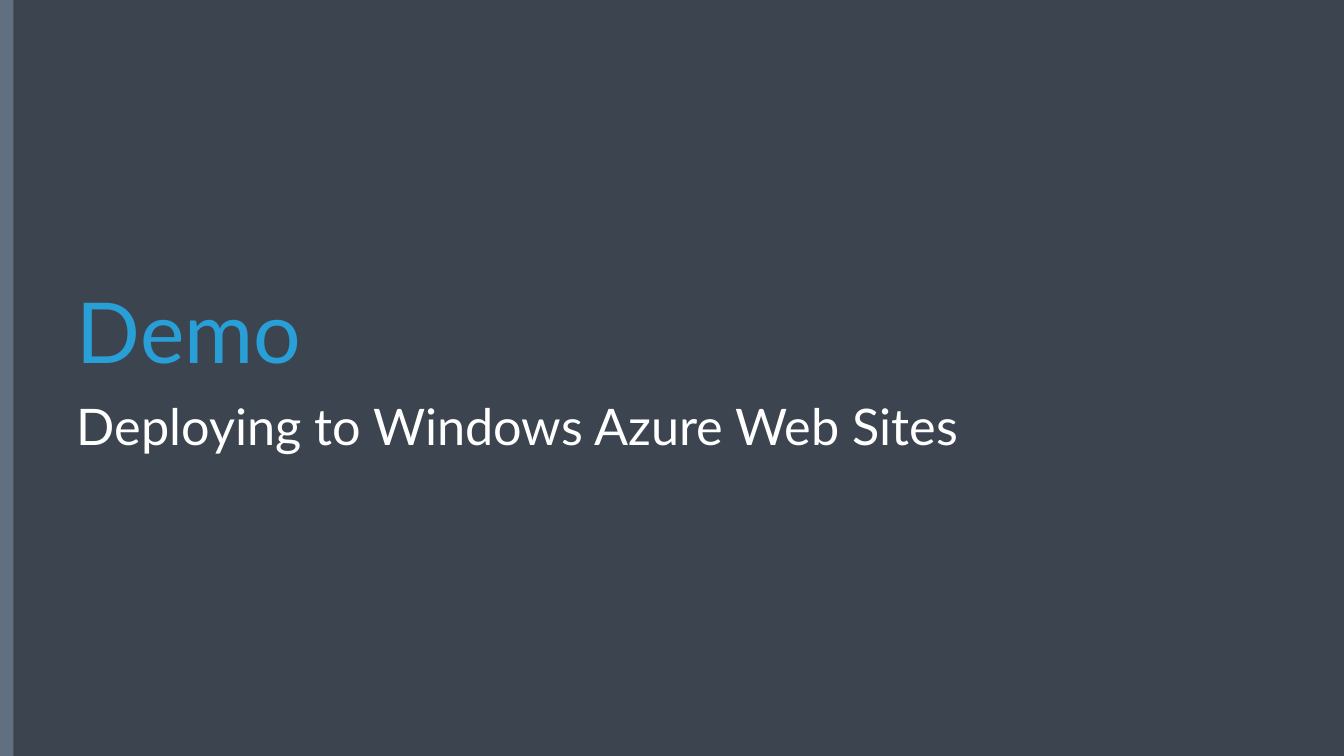
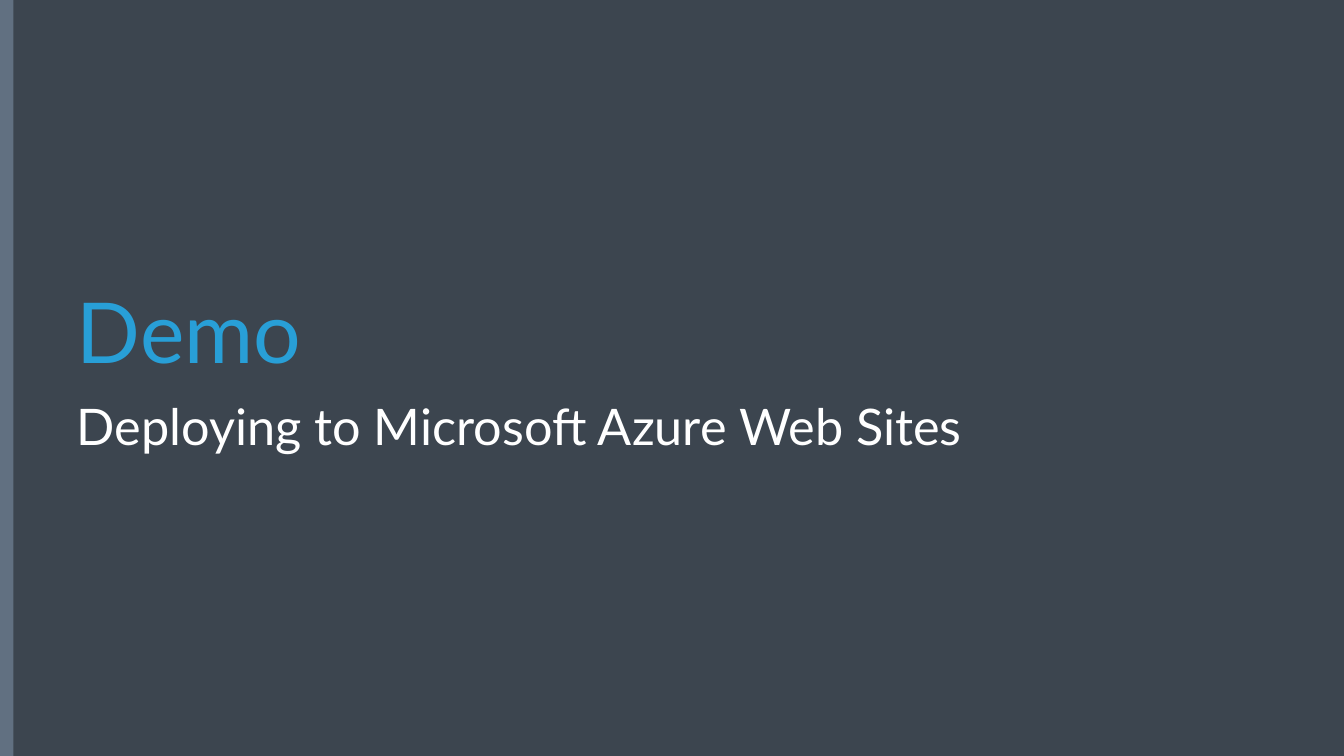
Before and after one commit to Microsoft-Web/DECK-Build-and-deploy-ASPNET, a slide deck: slide 10 of 3-Build-and-deploy-ASPNET.pptx. Drawn at 1344x756 pixels with LibreOffice and Linux fonts; fonts in the diff are those of the drawing; background and template pictures are left out. Boxes give left, top, right and bottom in pixels: in the first picture for what was removed or moved away, otherwise in the second. Text is boxed around its words. In the diff, an @@ line names an element or a change of style, - is before the commit and + after.

Commit message:
Changed Windows Azure to Microsoft Azure

```diff
--- a/3-Build-and-deploy-ASPNET.pptx
+++ b/3-Build-and-deploy-ASPNET.pptx
@@ subtitle at box(77, 408, 962, 454): text changed @@
-Deploying to Windows Azure Web Sites
+Deploying to Microsoft Azure Web Sites
```
Also in this commit, not shown: 3 other slides changed.
